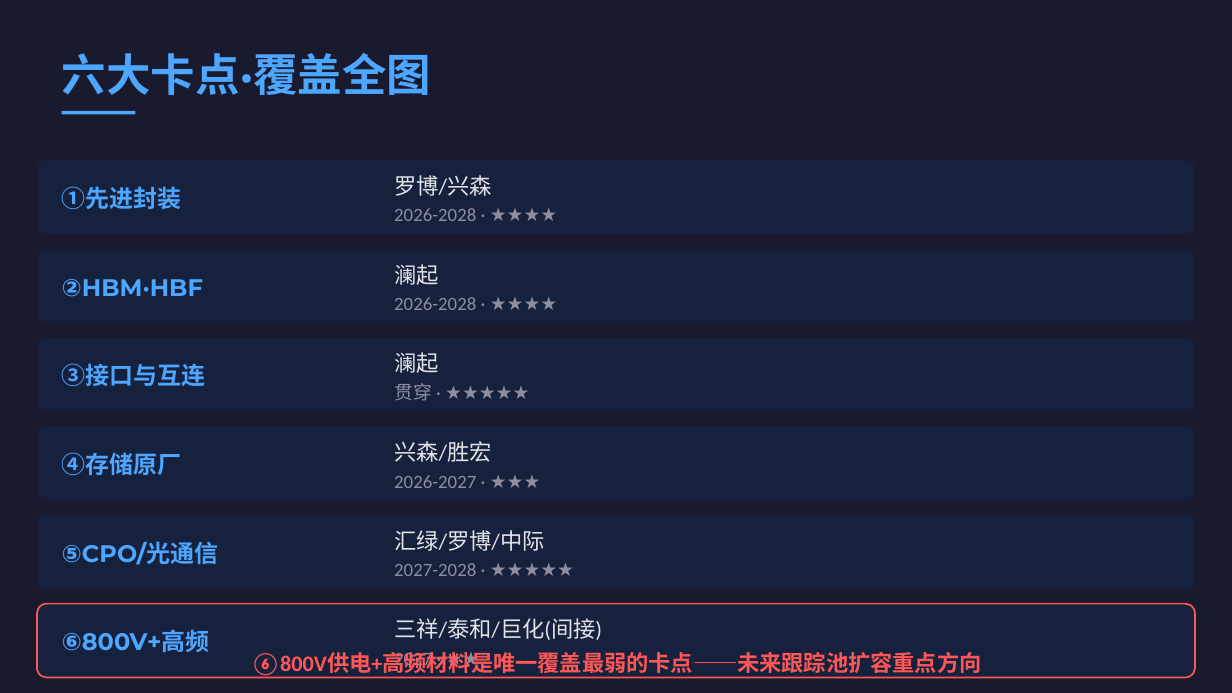
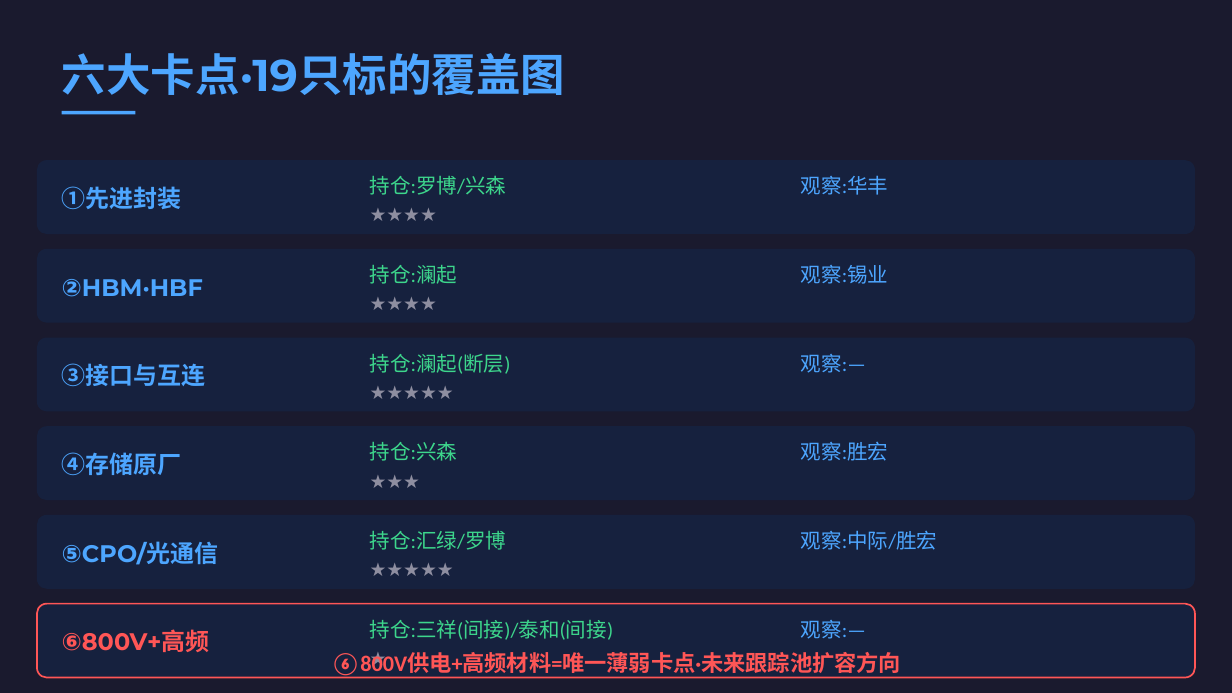
Before and after one commit to LaoPan2026/laopan-reports, a slide deck: slide 7 of reports/2026-07-11/full-portfolio-scan_2026-07-11.pptx. Drawn at 1232x693 pixels with LibreOffice and Linux fonts; fonts in the diff are those of the drawing. Boxes give left, top, right and bottom in pixels: in the first picture for what was removed or moved away, otherwise in the second. Text is boxed around its words. In the diff, an @@ line names an element or a change of style, - is before the commit and + after.

Commit message:
fix: 自选清单全扫描·19只标的（持仓12+观察7）

```diff
--- a/reports/2026-07-11/full-portfolio-scan_2026-07-11.pptx
+++ b/reports/2026-07-11/full-portfolio-scan_2026-07-11.pptx
@@ text at bbox=[62, 53, 566, 95]: text changed @@
-六大卡点·覆盖全图
+六大卡点·19只标的覆盖图
@@ text at bbox=[370, 175, 507, 195]: text changed; size 13 to 12 pt; text colour #E4E4E8 to #3DD68C @@
-罗博/兴森
+持仓:罗博/兴森
@@ text added at bbox=[801, 175, 889, 195], 12 pt, text #4DA6FF @@
+观察:华丰
@@ text added at bbox=[370, 201, 739, 228], 11 pt, text #8E8EA0 @@
+★★★★
@@ text removed at bbox=[394, 208, 476, 221] @@
-2026-2028 · ★★★★
@@ text at bbox=[370, 265, 458, 284]: text changed; size 13 to 12 pt; text colour #E4E4E8 to #3DD68C @@
-澜起
+持仓:澜起
@@ text added at bbox=[801, 265, 889, 284], 12 pt, text #4DA6FF @@
+观察:锡业
@@ text added at bbox=[370, 290, 739, 317], 11 pt, text #8E8EA0 @@
+★★★★
@@ text removed at bbox=[394, 297, 476, 310] @@
-2026-2028 · ★★★★
@@ text at bbox=[370, 354, 511, 374]: text changed; size 13 to 12 pt; text colour #E4E4E8 to #3DD68C @@
-澜起
+持仓:澜起(断层)
@@ text added at bbox=[801, 354, 866, 373], 12 pt, text #4DA6FF @@
+观察:—
@@ text added at bbox=[370, 378, 739, 405], 11 pt, text #8E8EA0 @@
+★★★★★
@@ text removed at bbox=[394, 383, 432, 401] @@
-贯穿 · ★★★★★
@@ text at bbox=[370, 441, 458, 461]: text changed; size 13 to 12 pt; text colour #E4E4E8 to #3DD68C @@
-兴森/胜宏
+持仓:兴森
@@ text added at bbox=[801, 441, 889, 461], 12 pt, text #4DA6FF @@
+观察:胜宏
@@ text added at bbox=[370, 467, 739, 494], 11 pt, text #8E8EA0 @@
+★★★
@@ text removed at bbox=[394, 475, 476, 488] @@
-2026-2027 · ★★★
@@ text at bbox=[370, 531, 507, 550]: text changed; size 13 to 12 pt; text colour #E4E4E8 to #3DD68C @@
-汇绿/罗博/中际
+持仓:汇绿/罗博
@@ text added at bbox=[801, 530, 938, 550], 12 pt, text #4DA6FF @@
+观察:中际/胜宏
@@ text added at bbox=[370, 556, 739, 583], 11 pt, text #8E8EA0 @@
+★★★★★
@@ text removed at bbox=[394, 563, 476, 576] @@
-2027-2028 · ★★★★★
@@ text "⑥800V+高频" at bbox=[161, 629, 209, 652]: text colour #4DA6FF to #FF5656 @@
@@ text at bbox=[370, 620, 614, 640]: text changed; size 13 to 12 pt; text colour #E4E4E8 to #3DD68C @@
-三祥/泰和/巨化(间接)
+持仓:三祥(间接)/泰和(间接)
@@ text added at bbox=[801, 620, 866, 639], 12 pt, text #4DA6FF @@
+观察:—
@@ text at bbox=[331, 652, 901, 677]: text changed @@
-⑥800V供电+高频材料是唯一覆盖最弱的卡点——未来跟踪池扩容重点方向
+⑥800V供电+高频材料=唯一薄弱卡点·未来跟踪池扩容方向
@@ text added at bbox=[370, 644, 739, 671], 11 pt, text #8E8EA0 @@
+★
@@ text removed at bbox=[394, 649, 432, 670] @@
-2027 · ★★
```
Also in this commit, not shown: 6 other slides changed, 1 slide added, 1 slide removed, 1 other file.
